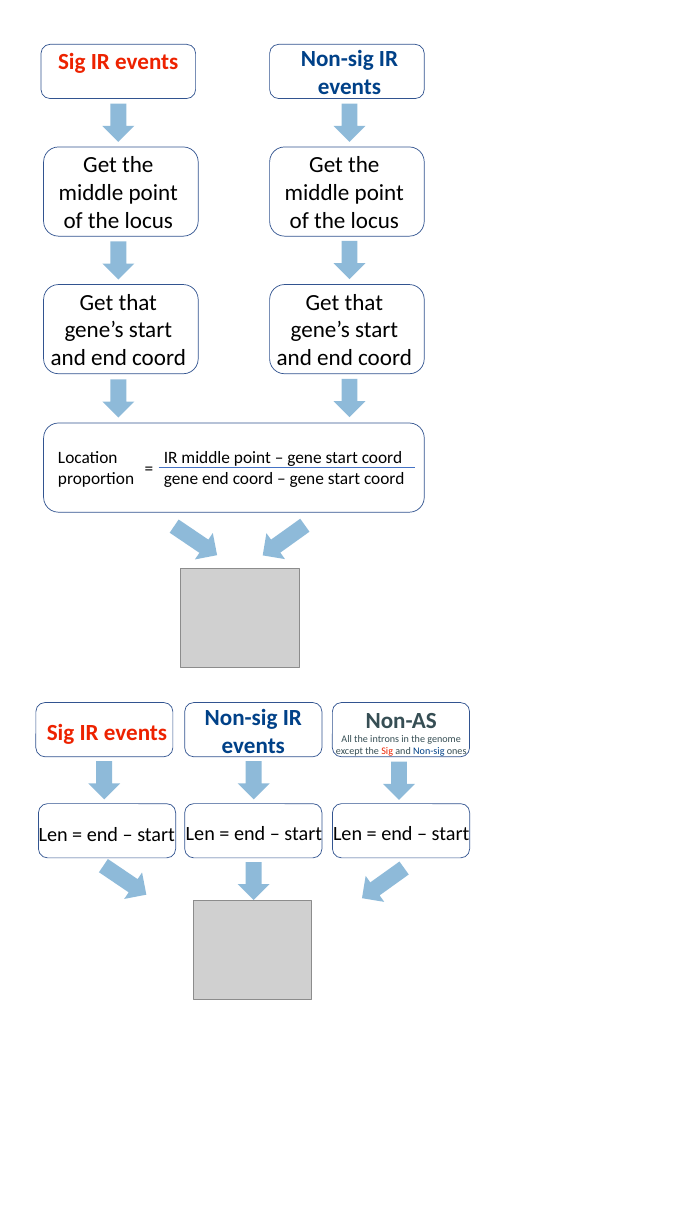
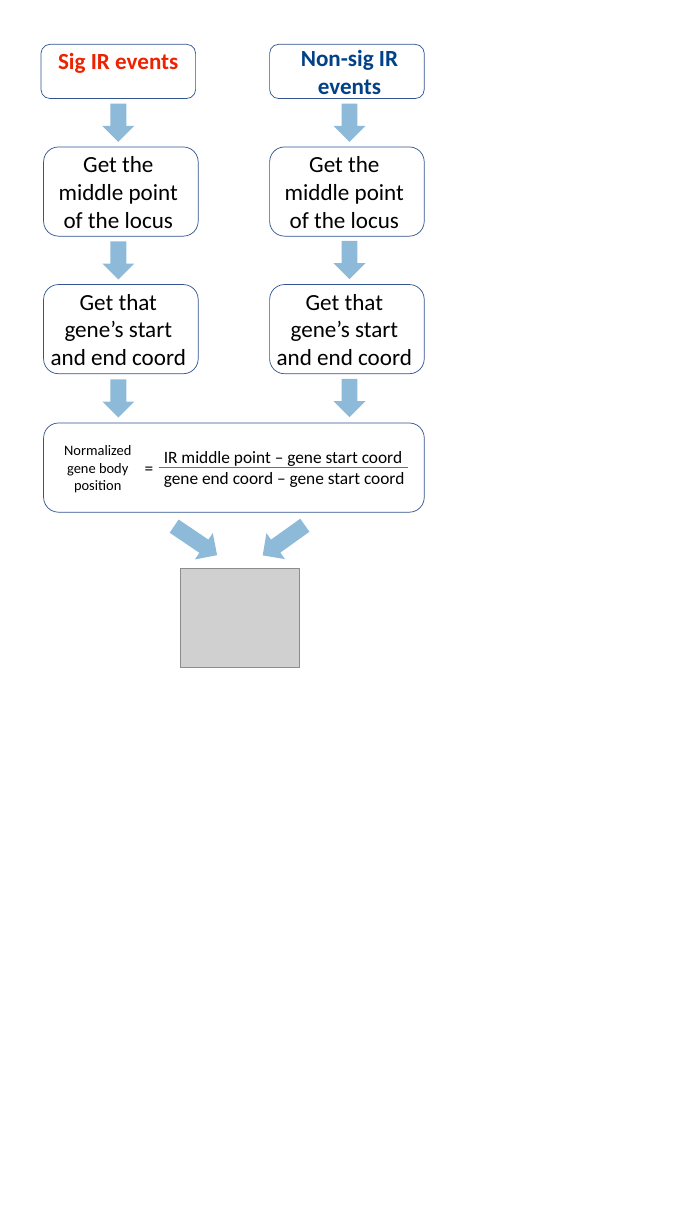
Before and after one commit to Anqi-Dai/SDE2, a slide deck: slide 5 of analysis/14_Day3/analysis/15_true_and_false/workflow chart/workflow chart.pptx. Drawn at 693x1232 pixels with LibreOffice and Linux fonts; fonts in the diff are those of the drawing; grey boxes stand for pictures. Boxes give left, top, right and bottom in pixels: in the first picture for what was removed or moved away, otherwise in the second. Text is boxed around its words. In the diff, an @@ line names an element or a change of style, - is before the commit and + after.

```diff
--- a/analysis/14_Day3/analysis/15_true_and_false/workflow chart/workflow chart.pptx
+++ b/analysis/14_Day3/analysis/15_true_and_false/workflow chart/workflow chart.pptx
@@ text at bbox=[64, 445, 131, 493]: text changed; size 24 to 20 pt @@
-Location proportion
+Normalized gene body position
@@ line moved from (159, 468) - (415, 468) to (159, 468) - (408, 468) @@
@@ rounded rectangle removed at bbox=[36, 703, 173, 757] @@
@@ rounded rectangle removed at bbox=[185, 703, 322, 757] @@
@@ text removed at bbox=[205, 708, 302, 757] @@
-Non-sig IR events
@@ rounded rectangle removed at bbox=[333, 703, 470, 757] @@
@@ text removed at bbox=[366, 713, 437, 728] @@
-Non-AS
@@ text removed at bbox=[47, 724, 167, 744] @@
-Sig IR events
@@ text removed at bbox=[336, 735, 467, 757] @@
-All the introns in the genome except the Sig and Non-sig ones
@@ down arrow removed at bbox=[88, 761, 120, 800] @@
@@ down arrow removed at bbox=[238, 761, 269, 800] @@
@@ down arrow removed at bbox=[383, 762, 415, 800] @@
@@ rounded rectangle removed at bbox=[38, 804, 176, 858] @@
@@ rounded rectangle removed at bbox=[185, 804, 322, 858] @@
@@ rounded rectangle removed at bbox=[333, 804, 470, 858] @@
@@ text removed at bbox=[39, 827, 175, 841] @@
-Len = end – start
@@ text removed at bbox=[186, 824, 322, 847] @@
-Len = end – start
@@ text removed at bbox=[333, 823, 470, 846] @@
-Len = end – start
@@ down arrow removed at bbox=[95, 852, 155, 908] @@
@@ down arrow removed at bbox=[238, 862, 269, 900] @@
@@ down arrow removed at bbox=[353, 855, 413, 911] @@
@@ picture removed at bbox=[193, 900, 311, 1000] @@
```
Also in this commit, not shown: 4 slides added, 1 slide removed, 3 other files.
